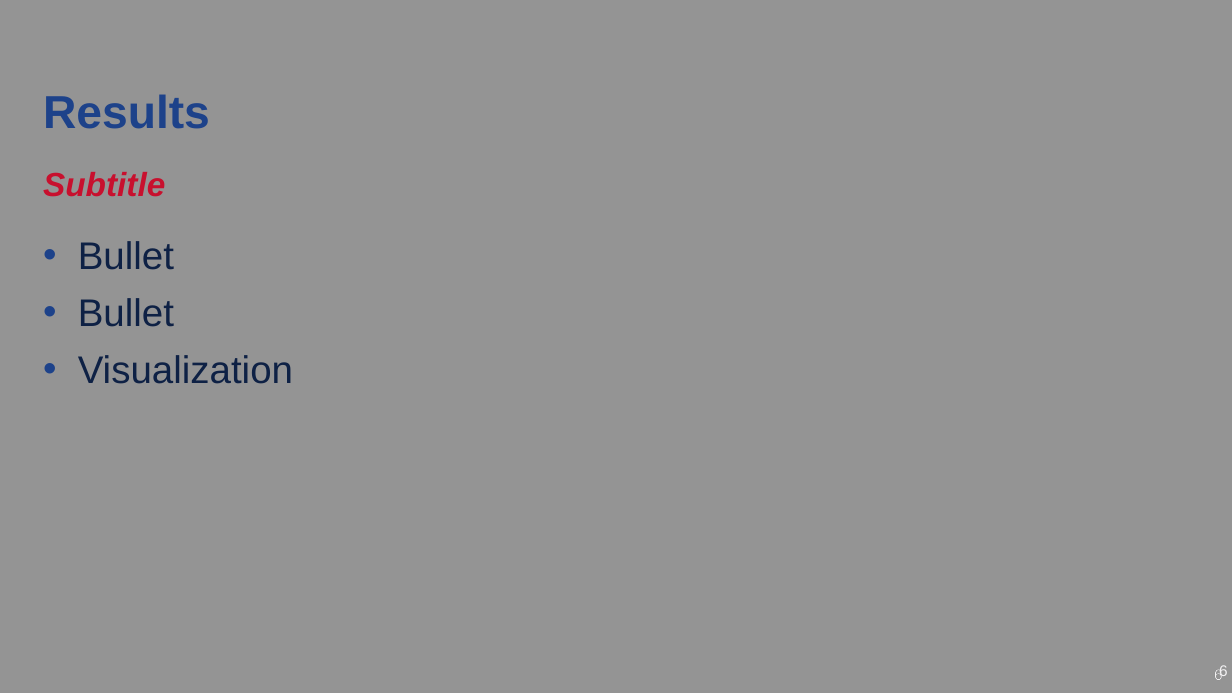
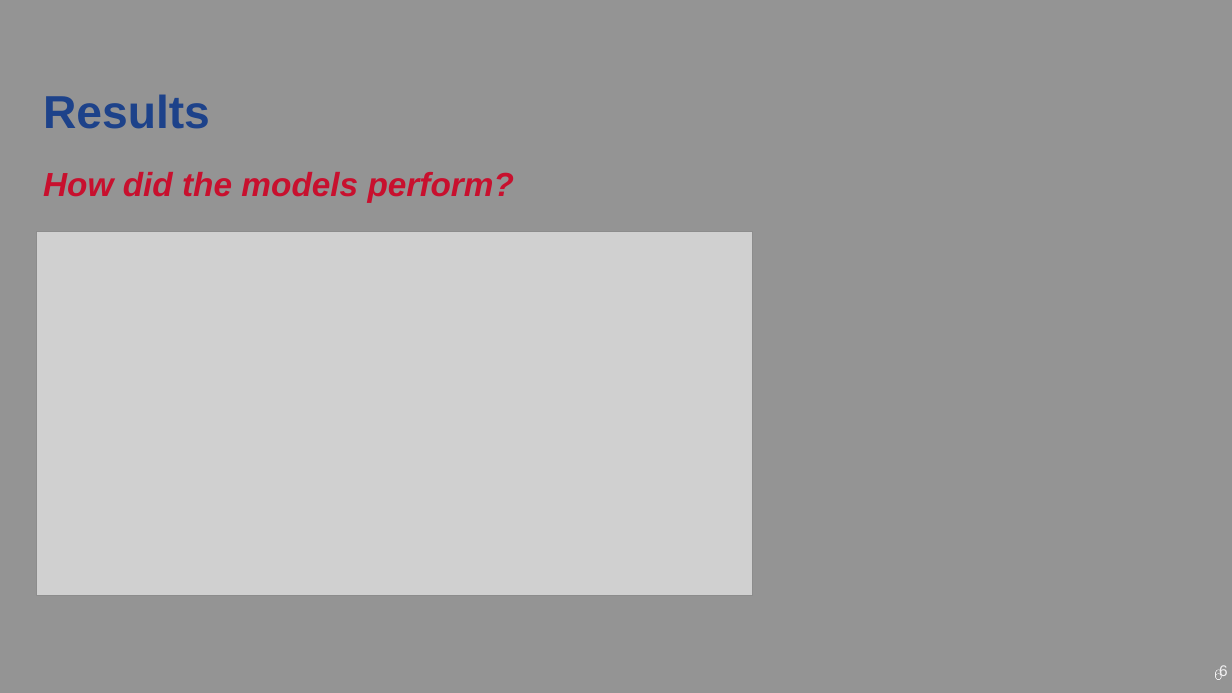
Before and after one commit to mar87/Nothing_But_Elastic_Nets, a slide deck: slide 6 of Final_Slides_Template.pptx. Drawn at 1232x693 pixels with LibreOffice and Linux fonts; fonts in the diff are those of the drawing; grey boxes stand for pictures; background and template pictures are left out. Boxes give left, top, right and bottom in pixels: in the first picture for what was removed or moved away, otherwise in the second. Text is boxed around its words. In the diff, an @@ line names an element or a change of style, - is before the commit and + after.

```diff
--- a/Final_Slides_Template.pptx
+++ b/Final_Slides_Template.pptx
@@ text at (43,172,514,202): text changed @@
-Subtitle
+How did the models perform?
@@ picture added at (36,231,752,595) @@
@@ text removed at (78,241,293,384) @@
-• Bullet
-• Bullet
-• Visualization
```
Also in this commit, not shown: 2 other slides changed.
